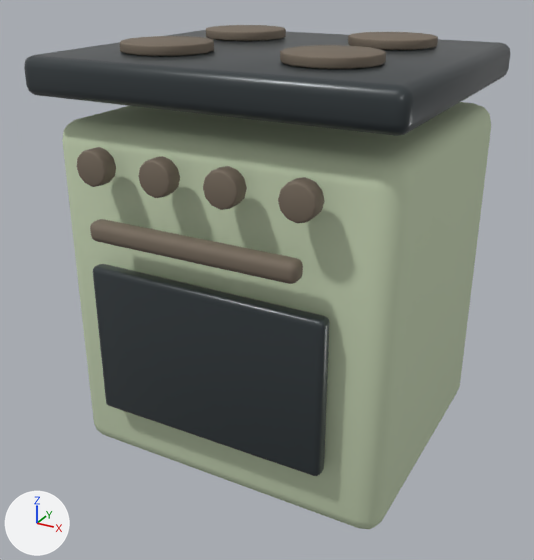
A saved change to the glTF model public/models/furniture/range-oven.glb.
One viewpoint serves both versions: a 50 mm lens placed at (0.716, -1.37, 1.088), pointed at (-0.012, -0.045, 0.426). Arrows for +X, +Y and +Z are at lower left; the lights stay in place. The older version comes first. Vertices at exactly the same position are counted once.

The first picture shows 'range-oven'.
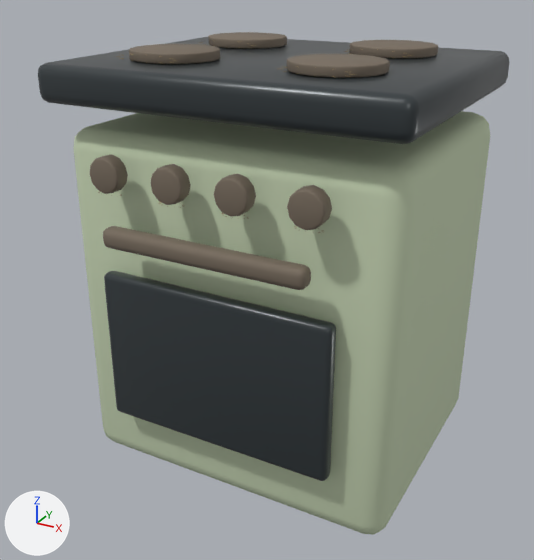
Location of each change, (x1, y1, x2, y2) in pixels of the pictures (534 x 560 px; the box of a moved part takes in the faces that stretch with it):
'range-oven', reshaped, moved: before (24, 25, 510, 529); after (38, 32, 509, 535)
part 1 of me_cube_173, moved or reshaped: before (62, 102, 491, 529); after (73, 111, 490, 535)
part 2 of me_cube_173, moved or reshaped: before (24, 30, 510, 136); after (38, 37, 509, 144)
part 3 of me_cube_173, moved or reshaped: before (93, 264, 330, 476); after (104, 271, 336, 481)
part 4 of me_cube_173, moved or reshaped: before (120, 36, 214, 56); after (129, 44, 220, 64)
part 5 of me_cube_173, moved or reshaped: before (206, 25, 286, 41); after (208, 32, 287, 49)
part 6 of me_cube_173, moved or reshaped: before (280, 45, 386, 69); after (287, 54, 390, 78)
part 7 of me_cube_173, moved or reshaped: before (348, 32, 438, 50); after (349, 40, 438, 58)
part 8 of me_cube_173, moved or reshaped: before (90, 219, 303, 284); after (103, 226, 311, 290)
part 9 of me_cube_173, moved or reshaped: before (77, 147, 116, 187); after (90, 154, 128, 194)
part 10 of me_cube_173, moved or reshaped: before (139, 156, 180, 198); after (151, 164, 191, 205)
part 11 of me_cube_173, moved or reshaped: before (203, 166, 247, 210); after (214, 174, 256, 217)
part 12 of me_cube_173, moved or reshaped: before (278, 177, 324, 223); after (287, 185, 332, 230)

Edits to the bpy script that builds the scene:
```text
Add mat_joinery_aged_brass:
    mat_joinery_aged_brass = principled_material('joinery-aged-brass')
    mat_joinery_aged_brass.base_color = (0.41, 0.29, 0.13)  # brown #ac9365
    mat_joinery_aged_brass.metallic = 0.35
    mat_joinery_aged_brass.roughness = 0.66
Change me_cube_173:
    used by ob_range_oven; location = (0.0, 0.02, 0.414)
    remove me_cube_173.from_pydata(...)  # 1056 vertices, 2064 faces; spans x -0.38..0.38, y -0.394..0.32, z -0.377..0.523
    add me_cube_173.from_pydata(...)  # 2208 vertices, 3984 faces; spans x -0.38..0.38, y -0.34..0.34, z 0.0..0.92
    me_cube_173 part 1: the loose piece of 96 vertices spanning x -0.365..0.365, y -0.313..0.313, z -0.377..0.377 is multiplied about its middle by the matrix ((1.0, 0.0, 0.0), (0.0, 0.953, 0.0), (0.0, 0.0, 1.022)), then moved by (0.0, 0.035, 0.385)
    me_cube_173 part 2: the loose piece of 96 vertices spanning x -0.38..0.38, y -0.36..0.32, z 0.428..0.503 is scaled about its middle by (1, 0.953, 1.02), then moved by (0.0, 0.036, 0.396)
    me_cube_173 part 3: the loose piece of 96 vertices spanning x -0.258..0.258, y -0.357..-0.322, z -0.23..0.101 is scaled about its middle by (1, 0.953, 1.02), then moved by (0.0, 0.051, 0.384)
    me_cube_173 part 4: the loose piece of 96 vertices spanning x -0.266..-0.084, y -0.261..-0.078, z 0.505..0.523 is scaled about its middle by (1, 0.953, 1.02), then moved by (0.0, 0.043, 0.397)
    me_cube_173 part 5: the loose piece of 96 vertices spanning x -0.266..-0.084, y 0.038..0.221, z 0.505..0.523 is scaled about its middle by (1, 0.953, 1.02), then moved by (0.0, 0.029, 0.397)
    me_cube_173 part 6: the loose piece of 96 vertices spanning x 0.084..0.266, y -0.261..-0.078, z 0.505..0.523 is scaled about its middle by (1, 0.953, 1.02), then moved by (0.0, 0.043, 0.397)
    me_cube_173 part 7: the loose piece of 96 vertices spanning x 0.084..0.266, y 0.038..0.221, z 0.505..0.523 is scaled about its middle by (1, 0.953, 1.02), then moved by (0.0, 0.029, 0.397)
    me_cube_173 part 8: the loose piece of 96 vertices spanning x -0.22..0.22, y -0.394..-0.354, z 0.173..0.213 is scaled about its middle by (1, 0.953, 1.02), then moved by (0.0, 0.053, 0.39)
    me_cube_173 part 9: the loose piece of 72 vertices spanning x -0.248..-0.178, y -0.378..-0.343, z 0.278..0.348 is moved by (0.0, 0.052, 0.392)
    me_cube_173 part 10: the loose piece of 72 vertices spanning x -0.103..-0.033, y -0.378..-0.343, z 0.278..0.348 is moved by (0.0, 0.052, 0.392)
    me_cube_173 part 11: the loose piece of 72 vertices spanning x 0.033..0.103, y -0.378..-0.343, z 0.278..0.348 is moved by (0.0, 0.052, 0.392)
    me_cube_173 part 12: the loose piece of 72 vertices spanning x 0.178..0.248, y -0.378..-0.343, z 0.278..0.348 is moved by (0.0, 0.052, 0.392)
    other edits to the shape of me_cube_173 do not show in these pictures
    add me_cube_173.materials.append(mat_joinery_aged_brass)  # brown #ac9365
Change ob_range_oven:
    ob_range_oven.location: (0.0, 0.02, 0.414) -> (0.0, 0.0, 0.0)
```
